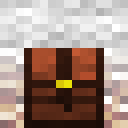
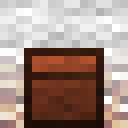
Revision of a layered 128px x 128px image; what changed, layer by layer:
added layer "Front Open" above "Front Simple" over (32, 48, 96, 112)
renamed "Layer" to "Front", hid it over (32, 48, 96, 112)
